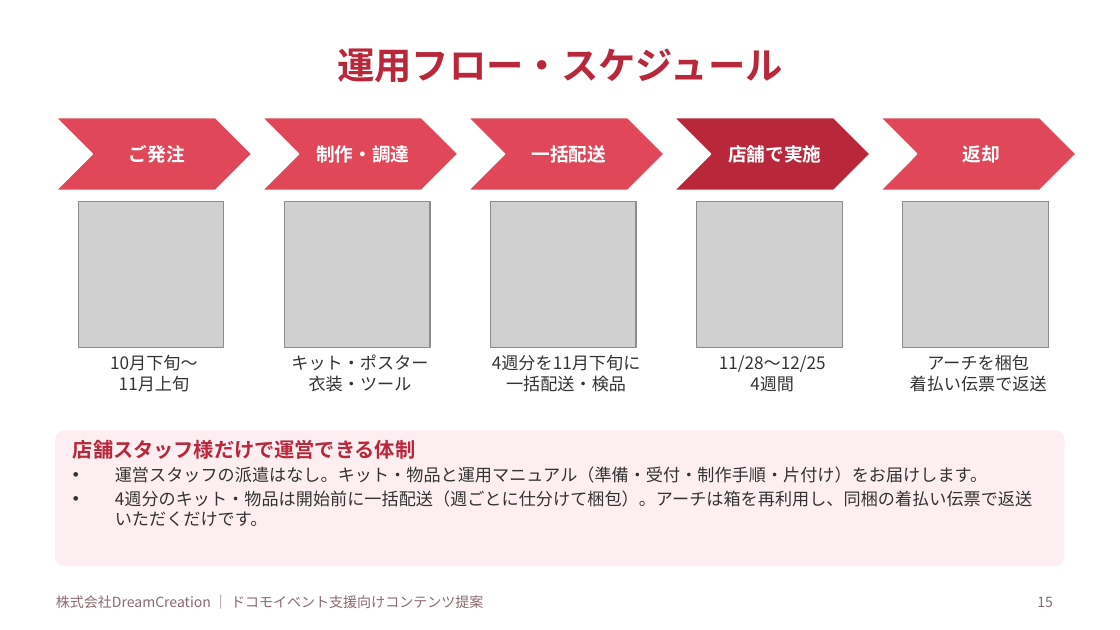
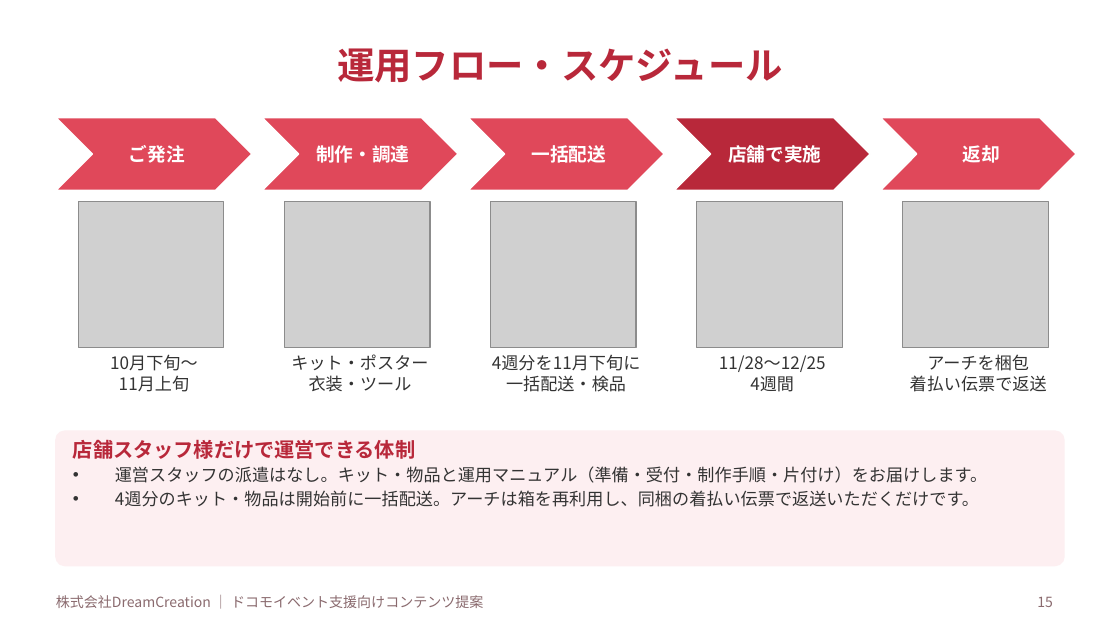
Before and after one commit to lunamax77/-next-vision, a slide deck: slide 15 of docs/proposals/2026-12_docomo_christmas-ws/企画書_NTTドコモ_クリスマスWS.pptx. Drawn at 1120x630 pixels with LibreOffice and Linux fonts; fonts in the diff are those of the drawing; grey boxes stand for pictures. Boxes give left, top, right and bottom in pixels: in the first picture for what was removed or moved away, otherwise in the second. Text is boxed around its words. In the diff, an @@ line names an element or a change of style, - is before the commit and + after.

```diff
--- a/docs/proposals/2026-12_docomo_christmas-ws/企画書_NTTドコモ_クリスマスWS.pptx
+++ b/docs/proposals/2026-12_docomo_christmas-ws/企画書_NTTドコモ_クリスマスWS.pptx
@@ text at (115,490,979,507): text changed @@
-• 4週分のキット・物品は開始前に一括配送（週ごとに仕分けて梱包）。アーチは箱を再利用し、同梱の着払い伝票で返送いただくだけです。
+• 4週分のキット・物品は開始前に一括配送。アーチは箱を再利用し、同梱の着払い伝票で返送いただくだけです。
```
Also in this commit, not shown: 1 other file.
